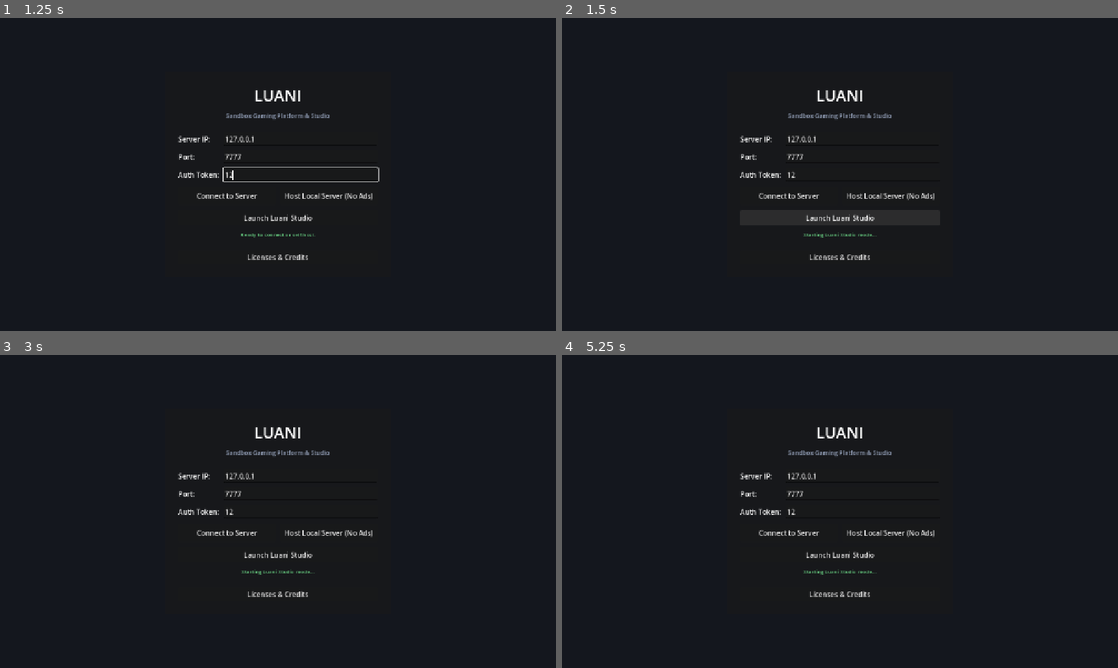
Above: before the commit, frames 1-4 (two rows, left to right).
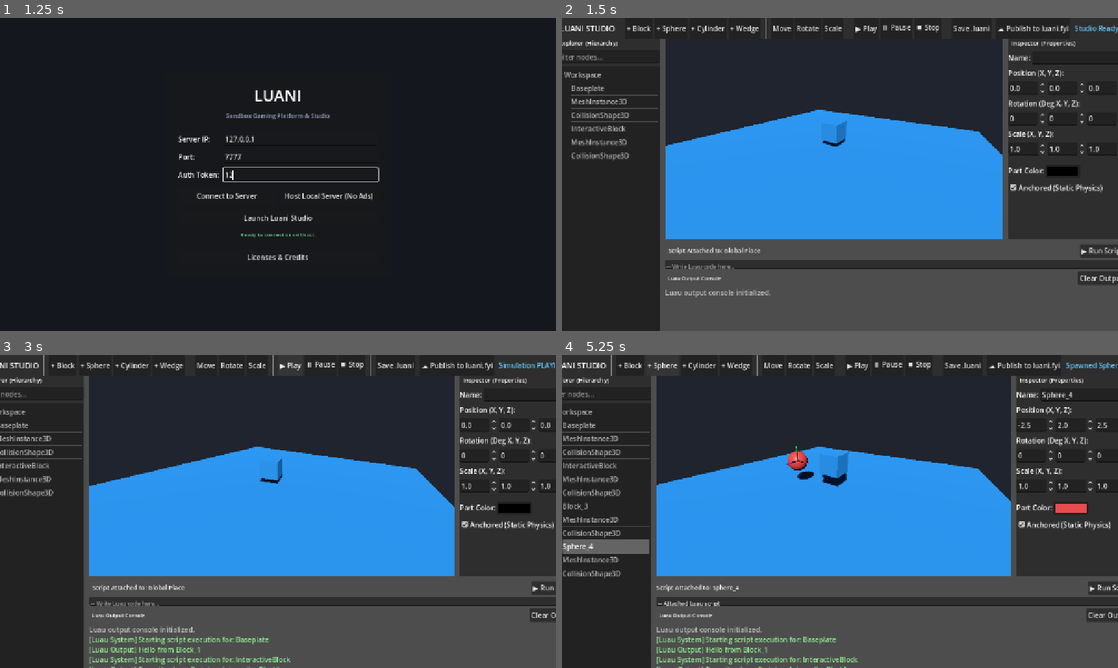
Above: after the commit, the same moments.

Repository: Catapult4733/Luani-Client
Game: Godot game, scene res://scenes/main.tscn
Two runs of this game, one before a commit and one after it. Both use one fixed random seed, a clock stepped at 60 frames per second and the inputs below.
Inputs (mouse positions are in pixels of both pictures, inside the frame that each line leads up to):
- Up to frame 1 (1.25 s): click (300, 174) at 0.52 s; type "12" at 0.6 s
- Up to frame 2 (1.5 s): click "Launch Luani Studio" at 1.25 s
- Up to frame 3 (3 s): click (278, 555) at 2 s, where only the run before the commit has a clickable "Launch Luani Studio"; click (305, 364) at 2.75 s, where only the run after the commit has a clickable "▶ Play"
- Up to frame 4 (5.25 s): click (851, 364) at 3.5 s, where only the run after the commit has a clickable "▶ Play"; click (623, 364) at 4.25 s, where only the run after the commit has a clickable "+ Block"; click (667, 364) at 5 s, where only the run after the commit has a clickable "+ Sphere"

Frame 1 is identical in both runs. In frame 2, 61% of the frame differs, in the area x 0-100%, y 0-100%; in frame 3, 62%; in frame 4, 63%.
Error before the commit: Parse Error: Class "ProtocolParser" hides an autoload singleton. (res://scripts/protocol_parser.gd:2)

Commit message:
Update core scripts, web backend, and server daemon

Diff:
--- a/client_and_studio/project.godot
+++ b/client_and_studio/project.godot
@@ -1,17 +1,27 @@
 ; Engine configuration file.
 ; It's best edited using the editor UI and not directly,
 ; since the parameters that go here are not all obvious.
+;
+; Format:
+;   [section] ; section goes between []
+;   param=value ; assign values to parameters
 
 config_version=5
+
+[animation]
+
+compatibility/default_parent_skeleton_in_mesh_instance_3d=true
 
 [application]
 
 config/name="Luani"
 config/description="Luani Sandbox Gaming Platform & Studio"
 config/version="0.1.0"
-config/features=PackedStringArray("4.3", "Forward Plus")
+run/main_scene="res://scenes/main.tscn"
+config/features=PackedStringArray("4.7", "Forward Plus")
 config/icon="res://icon.svg"
-run/main_scene="res://scenes/main.tscn"
+boot_splash/config/show_image=false
+boot_splash/config/bg_color=Color(0.08, 0.08, 0.1, 1)
 
 [autoload]
 
@@ -20,11 +30,6 @@
 LuauManager="*res://scripts/core/luau_manager.gd"
 NetworkManager="*res://scripts/core/network_manager.gd"
 PlaceLoader="*res://scripts/core/place_loader.gd"
-
-[application/boot_splash]
-
-config/show_image=false
-config/bg_color=Color(0.08, 0.08, 0.1, 1)
 
 [display]
 
--- a/client_and_studio/scenes/game/game_world.tscn
+++ b/client_and_studio/scenes/game/game_world.tscn
@@ -2,7 +2,7 @@
 
 [ext_resource type="Script" path="res://scenes/game/game_world.gd" id="1_gameworld"]
 
-[subresource type="Environment" id="Environment_1"]
+[sub_resource type="Environment" id="Environment_1"]
 background_mode = 1
 background_color = Color(0.1, 0.12, 0.16, 1)
 ambient_light_color = Color(0.7, 0.75, 0.85, 1)
--- a/client_and_studio/scenes/player/player_avatar.tscn
+++ b/client_and_studio/scenes/player/player_avatar.tscn
@@ -2,29 +2,29 @@
 
 [ext_resource type="Script" path="res://scenes/player/player_avatar.gd" id="1_player"]
 
-[subresource type="CapsuleShape3D" id="CapsuleShape3D_1"]
+[sub_resource type="CapsuleShape3D" id="CapsuleShape3D_1"]
 radius = 0.4
 height = 1.8
 
-[subresource type="BoxMesh" id="BoxMesh_Torso"]
+[sub_resource type="BoxMesh" id="BoxMesh_Torso"]
 size = Vector3(0.8, 0.9, 0.4)
 
-[subresource type="StandardMaterial3D" id="Mat_Torso"]
+[sub_resource type="StandardMaterial3D" id="Mat_Torso"]
 albedo_color = Color(0.2, 0.5, 0.85, 1)
 
-[subresource type="BoxMesh" id="BoxMesh_Head"]
+[sub_resource type="BoxMesh" id="BoxMesh_Head"]
 size = Vector3(0.5, 0.5, 0.5)
 
-[subresource type="StandardMaterial3D" id="Mat_Head"]
+[sub_resource type="StandardMaterial3D" id="Mat_Head"]
 albedo_color = Color(0.95, 0.85, 0.7, 1)
 
-[subresource type="BoxMesh" id="BoxMesh_Limb"]
+[sub_resource type="BoxMesh" id="BoxMesh_Limb"]
 size = Vector3(0.3, 0.8, 0.3)
 
-[subresource type="StandardMaterial3D" id="Mat_Limb"]
+[sub_resource type="StandardMaterial3D" id="Mat_Limb"]
 albedo_color = Color(0.15, 0.18, 0.25, 1)
 
-[subresource type="SceneReplicationConfig" id="SceneReplicationConfig_1"]
+[sub_resource type="SceneReplicationConfig" id="SceneReplicationConfig_1"]
 properties/0/path = NodePath(".:position")
 properties/0/spawn = true
 properties/0/replication_mode = 1
--- a/client_and_studio/scripts/core/luau_manager.gd
+++ b/client_and_studio/scripts/core/luau_manager.gd
@@ -1,5 +1,4 @@
 # client_and_studio/scripts/core/luau_manager.gd
-class_name LuauManager
 extends Node
 
 ## Singleton managing sandboxed Luau script execution, runtime environment, and API bindings
--- a/client_and_studio/scripts/core/network_manager.gd
+++ b/client_and_studio/scripts/core/network_manager.gd
@@ -1,5 +1,4 @@
 # client_and_studio/scripts/core/network_manager.gd
-class_name NetworkManager
 extends Node
 
 ## Singleton managing ENet Multiplayer Peers for Player Self-Hosting and Client Connections
@@ -7,13 +6,13 @@
 signal server_started(port: int)
 signal client_connected_to_server(ip: String, port: int)
 signal connection_failed(reason: String)
-signal player_spawned(peer_id: int, player_node: Node3D)
+signal player_spawned(peer_id: int, player_node: Node)
 
 const PLAYER_AVATAR_SCENE := preload("res://scenes/player/player_avatar.tscn")
 
 var active_peer: ENetMultiplayerPeer
 var is_server: bool = false
-var players_container: Node3D
+var players_container: Node
 
 func _ready() -> void:
 	multiplayer.peer_connected.connect(_on_peer_connected)
@@ -22,7 +21,7 @@
 	multiplayer.connection_failed.connect(_on_connection_failed)
 	multiplayer.server_disconnected.connect(_on_server_disconnected)
 
-func setup_players_container(container: Node3D) -> void:
+func setup_players_container(container: Node) -> void:
 	players_container = container
 
 ## Starts an ENet server instance for self-hosting or headless server mode
@@ -57,7 +56,7 @@
 	print("[Luani NetworkManager] Client connecting to %s:%d..." % [ip, port])
 	return OK
 
-func spawn_player_avatar(peer_id: int) -> Node3D:
+func spawn_player_avatar(peer_id: int) -> Node:
 	if not players_container:
 		players_container = get_node_or_null("/root/Main/Players")
 		if not players_container:
@@ -65,7 +64,7 @@
 
 	# Avoid duplicate avatar spawning
 	if players_container.has_node(str(peer_id)):
-		return players_container.get_node(str(peer_id))
+		return players_container.get_node(str(peer_id)) as Node
 
 	var avatar := PLAYER_AVATAR_SCENE.instantiate() as CharacterBody3D
 	avatar.name = str(peer_id)
--- a/client_and_studio/scripts/core/place_loader.gd
+++ b/client_and_studio/scripts/core/place_loader.gd
@@ -1,5 +1,4 @@
 # client_and_studio/scripts/core/place_loader.gd
-class_name PlaceLoader
 extends Node
 
 ## Loads and instantiates .luani place JSON files from API endpoints or local storage
--- a/client_and_studio/scripts/game_manager.gd
+++ b/client_and_studio/scripts/game_manager.gd
@@ -1,5 +1,4 @@
 # client_and_studio/scripts/game_manager.gd
-class_name GameManager
 extends Node
 
 ## Core session manager for Luani Client, Studio, & Server Hosting
--- a/client_and_studio/scripts/protocol_parser.gd
+++ b/client_and_studio/scripts/protocol_parser.gd
@@ -1,5 +1,4 @@
 # client_and_studio/scripts/protocol_parser.gd
-class_name ProtocolParser
 extends Node
 
 ## Handles custom URI protocol parsing for Luani (luani://join?server=IP:PORT&auth=TOKEN)
--- a/client_and_studio/studio/studio_main.tscn
+++ b/client_and_studio/studio/studio_main.tscn
@@ -7,7 +7,7 @@
 [ext_resource type="PackedScene" uid="uid://c8luani00inspector" path="res://studio/ui/inspector_dock.tscn" id="5_inspector"]
 [ext_resource type="PackedScene" uid="uid://c8luani00scripteditor" path="res://studio/ui/script_editor_dock.tscn" id="6_scripteditor"]
 
-[subresource type="Environment" id="Environment_1"]
+[sub_resource type="Environment" id="Environment_1"]
 background_mode = 1
 background_color = Color(0.12, 0.14, 0.18, 1)
 ambient_light_color = Color(0.6, 0.65, 0.75, 1)
Not shown, added: client_and_studio/scenes/game/game_world.gd.uid
Not shown, added: client_and_studio/scenes/player/player_avatar.gd.uid
Not shown, added: client_and_studio/scripts/core/luau_manager.gd.uid
Not shown, added: client_and_studio/scripts/core/network_manager.gd.uid
Not shown, added: client_and_studio/scripts/core/place_loader.gd.uid
Not shown, added: client_and_studio/scripts/game_manager.gd.uid
Not shown, added: client_and_studio/scripts/main.gd.uid
Not shown, added: client_and_studio/scripts/protocol_parser.gd.uid
Not shown, added: client_and_studio/scripts/studio/place_serializer.gd.uid
Not shown, added: client_and_studio/scripts/studio/primitive_factory.gd.uid
Not shown, added: client_and_studio/scripts/studio/selection_gizmo.gd.uid
Not shown, added: client_and_studio/scripts/studio/studio_camera.gd.uid
(and 6 more such lines)
